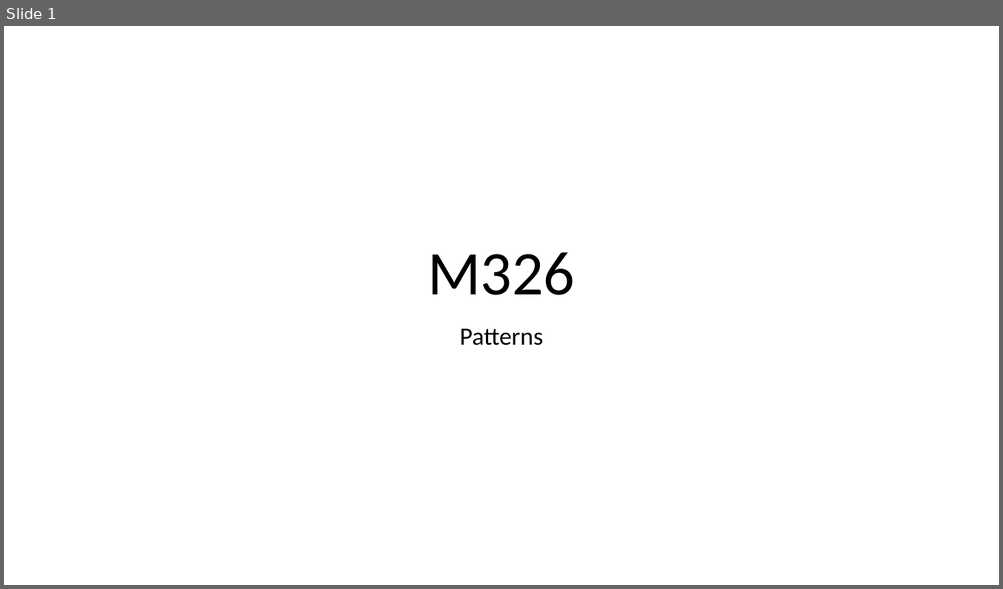
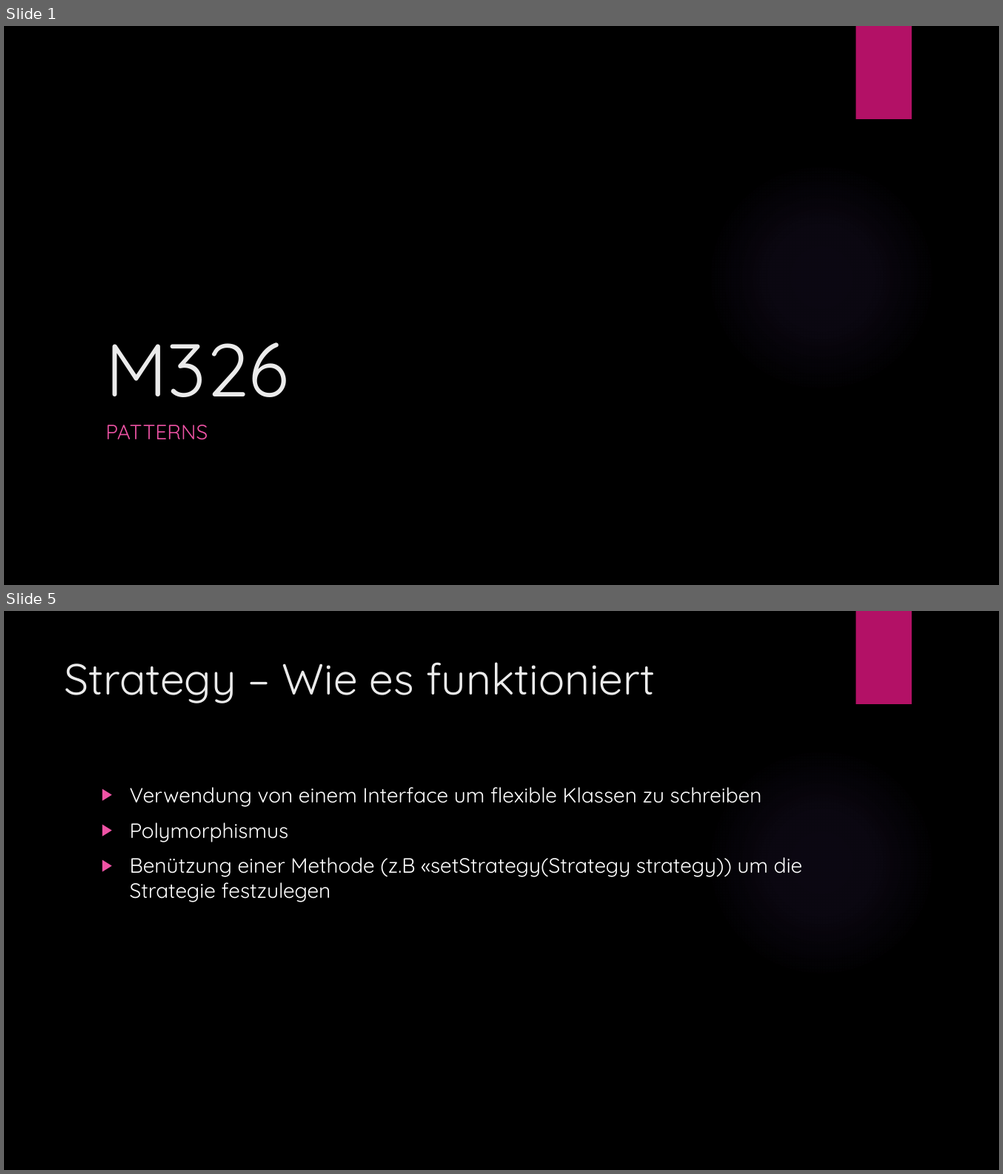
Before and after one commit to Kuraikari/M326, a slide deck: m326.pptx. Shown one above the other, each under a label of ours: slide 1 before the commit, slides 1 and 5 after it; the slides between them are not shown. The pictures are 1003x589 and 1003x1174 pixels, drawn with LibreOffice and Linux fonts; fonts in the diff are those of the drawing; background and template pictures are left out. Boxes give left, top, right and bottom in pixels: in the first picture for what was removed or moved away, otherwise in the second. Text is boxed around its words. In the diff, an @@ line names an element or a change of style, - is before the commit and + after.

```diff
--- a/m326.pptx
+++ b/m326.pptx
@@ slide 5 added at (4,611,999,1170), background picture (left out); not listed: 2 template elements that a slide beside it also shows @@
@@ title added at (64,662,654,703), 42 pt, text #EBEBEB @@
+Strategy – Wie es funktioniert
@@ text added at (130,787,802,903), 20 pt, text #FFFFFF @@
+▶ Verwendung von einem Interface um flexible Klassen zu schreiben
+▶ Polymorphismus
+▶ Benützung einer Methode (z.B «setStrategy(Strategy strategy)) um die Strategie festzulegen
@@ slide 1 changed as well @@
@@ background #FFFFFF to picture (left out) @@
@@ rectangle added at (855,26,911,119), fill #B31166 @@
@@ title "M326": place and size @@
-title "M326" at (427,252,575,295)
+title "M326" at (105,343,288,397)
@@ title "M326" at (105,343,288,397): size 60 to 72 pt, font Calibri to Quicksand, text colour #000000 to #EBEBEB; alignment centre to left; line spacing 0.9 to 1 @@
@@ ellipse added at (706,163,936,392), fill gradient #9B6BF2 @@
@@ subtitle at (105,425,208,440): text changed; size 24 to 20 pt; font Calibri to Quicksand; text colour #000000 to #EF53A5 @@
-Patterns
+PATTERNS
```
Also in this commit, not shown: 4 other slides changed, 9 other slides added, 1 slide removed.
